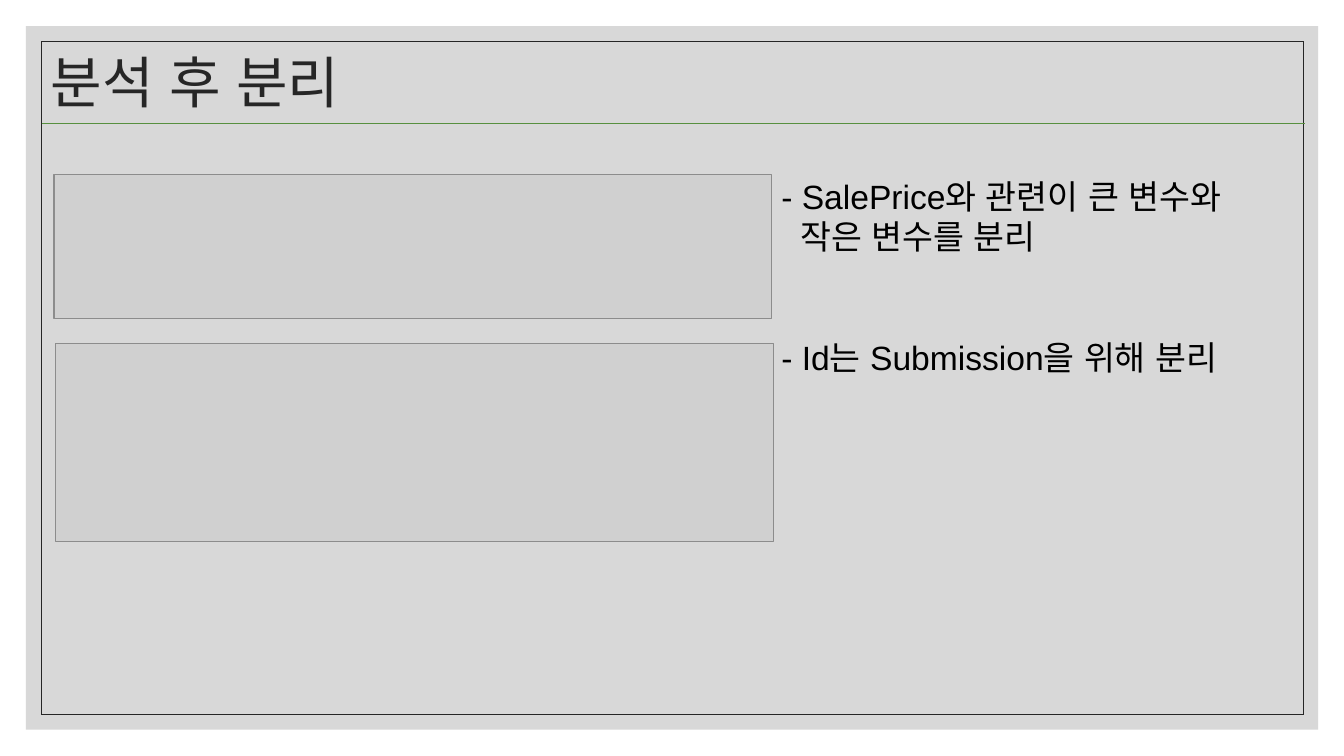
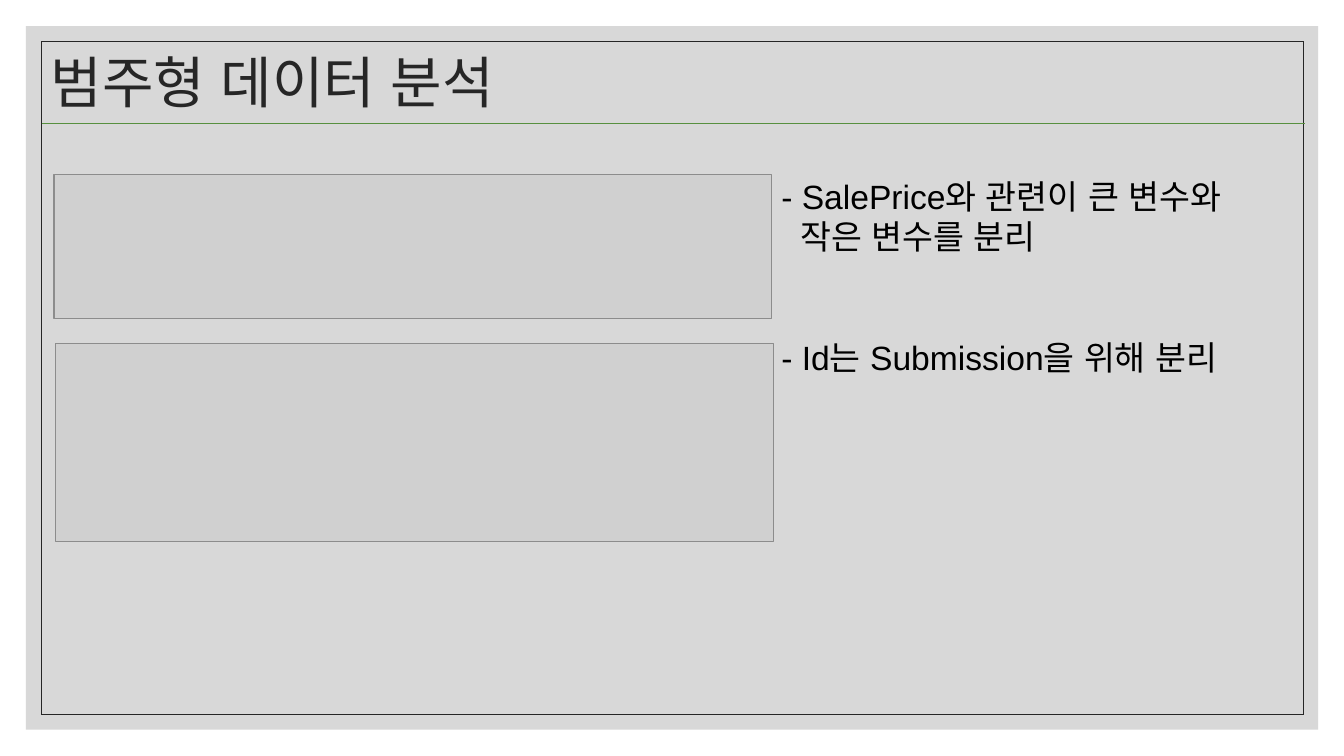
Before and after one commit to LunarLint/HouseSalePrice, a slide deck: slide 16 of 집값예상도출.pptx. Drawn at 1344x756 pixels with LibreOffice and Linux fonts; fonts in the diff are those of the drawing; grey boxes stand for pictures. Boxes give left, top, right and bottom in pixels: in the first picture for what was removed or moved away, otherwise in the second. Text is boxed around its words. In the diff, an @@ line names an element or a change of style, - is before the commit and + after.

```diff
--- a/집값예상도출.pptx
+++ b/집값예상도출.pptx
@@ title at box(51, 56, 494, 108): text changed @@
-분석 후 분리
+범주형 데이터 분석
```
Also in this commit, not shown: 2 other slides changed.
